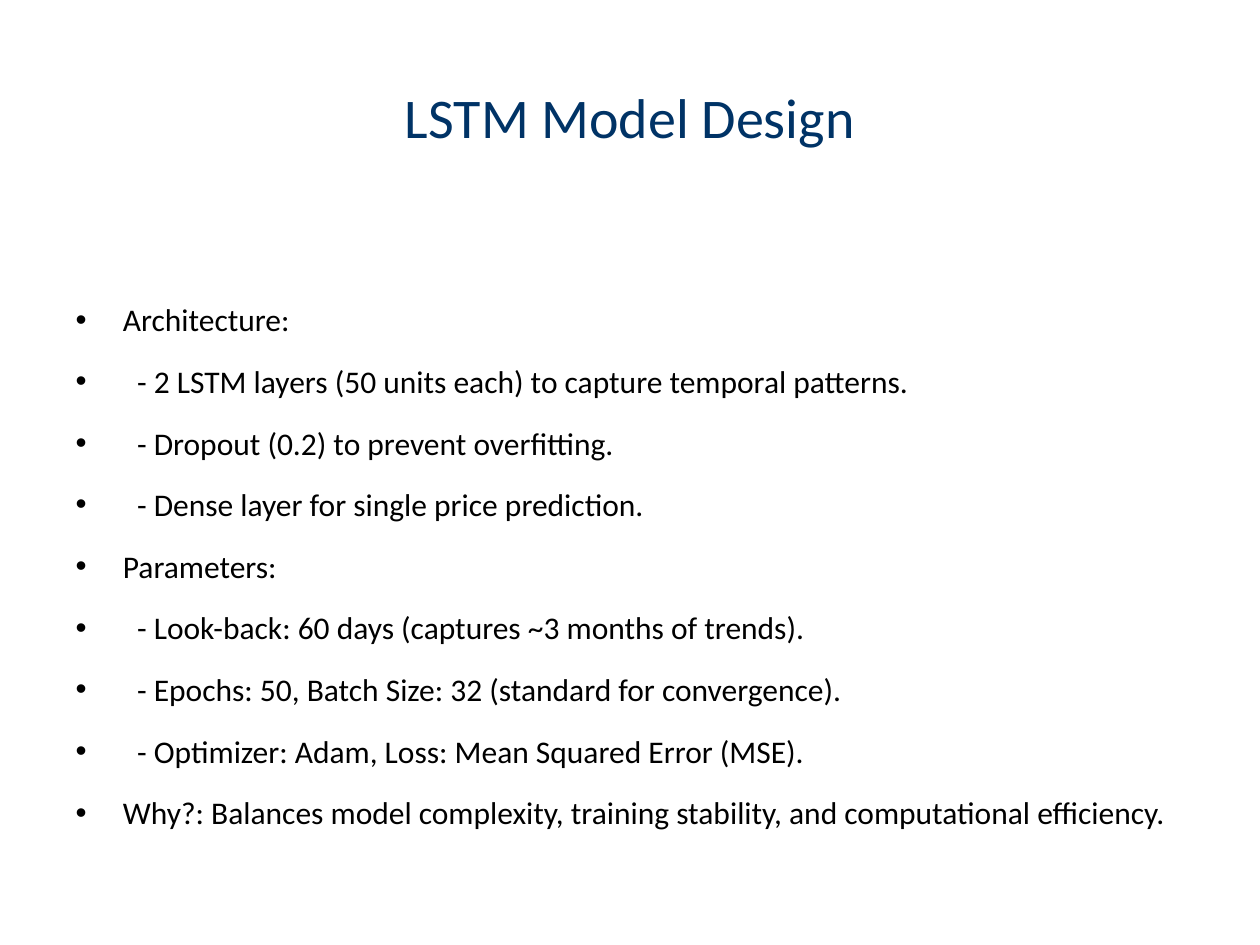
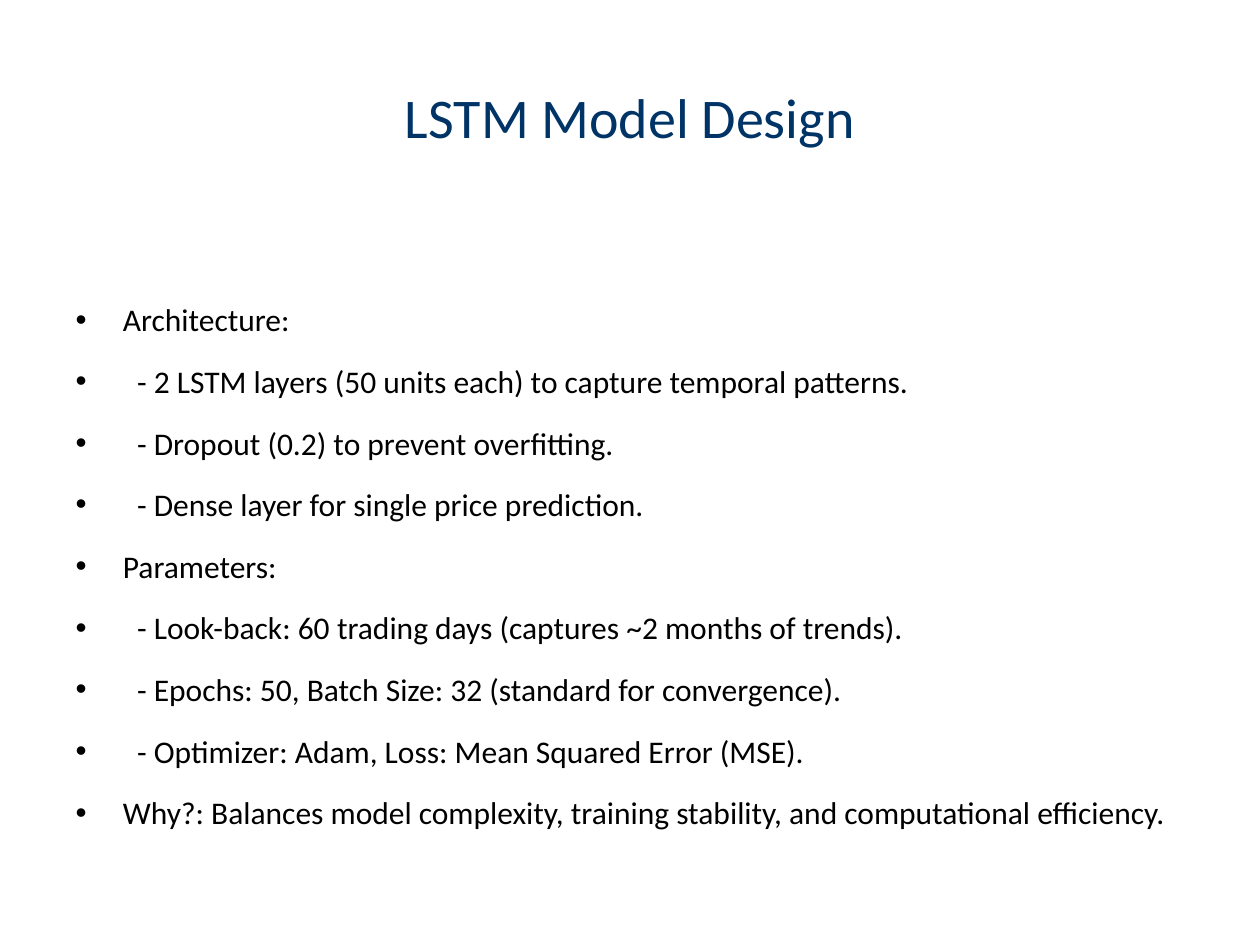
Before and after one commit to matthewkim0617/scotiabank_ml_project, a slide deck: slide 5 of Stock_Prediction_Presentation.pptx. Drawn at 1260x945 pixels with LibreOffice and Linux fonts; fonts in the diff are those of the drawing. Boxes give left, top, right and bottom in pixels: in the first picture for what was removed or moved away, otherwise in the second. Text is boxed around its words. In the diff, an @@ line names an element or a change of style, - is before the commit and + after.

```diff
--- a/Stock_Prediction_Presentation.pptx
+++ b/Stock_Prediction_Presentation.pptx
@@ text at (x1=154, y1=616, x2=903, y2=645): text changed @@
-• - Look-back: 60 days (captures ~3 months of trends).
+• - Look-back: 60 trading days (captures ~2 months of trends).
```
